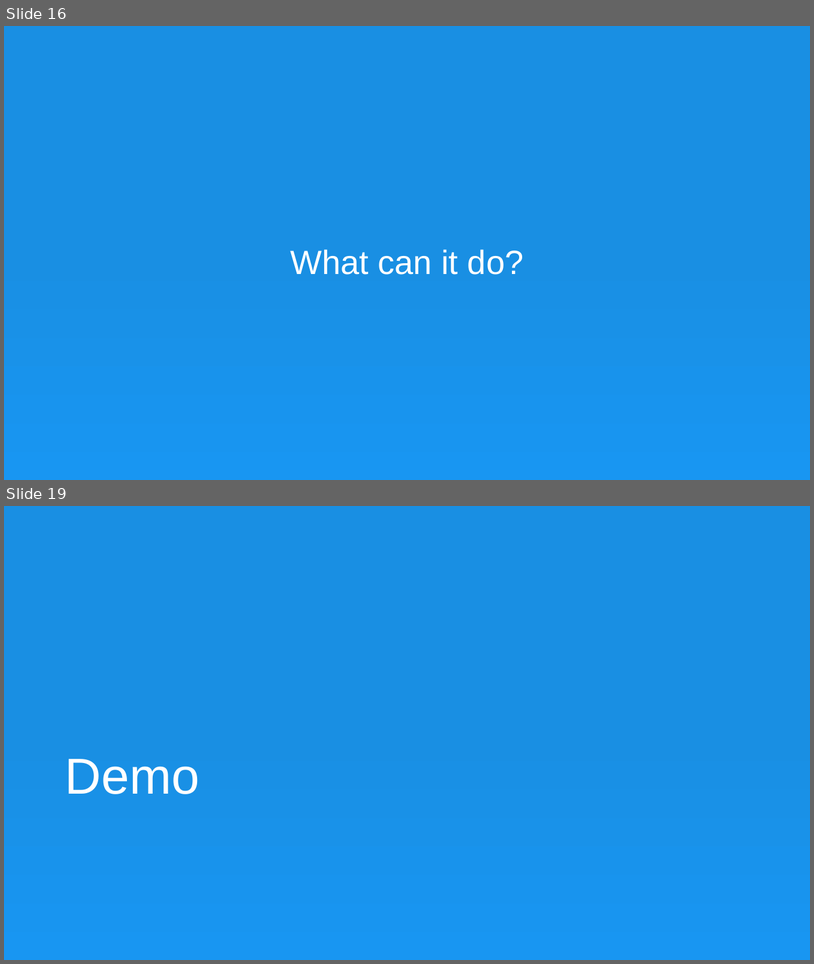
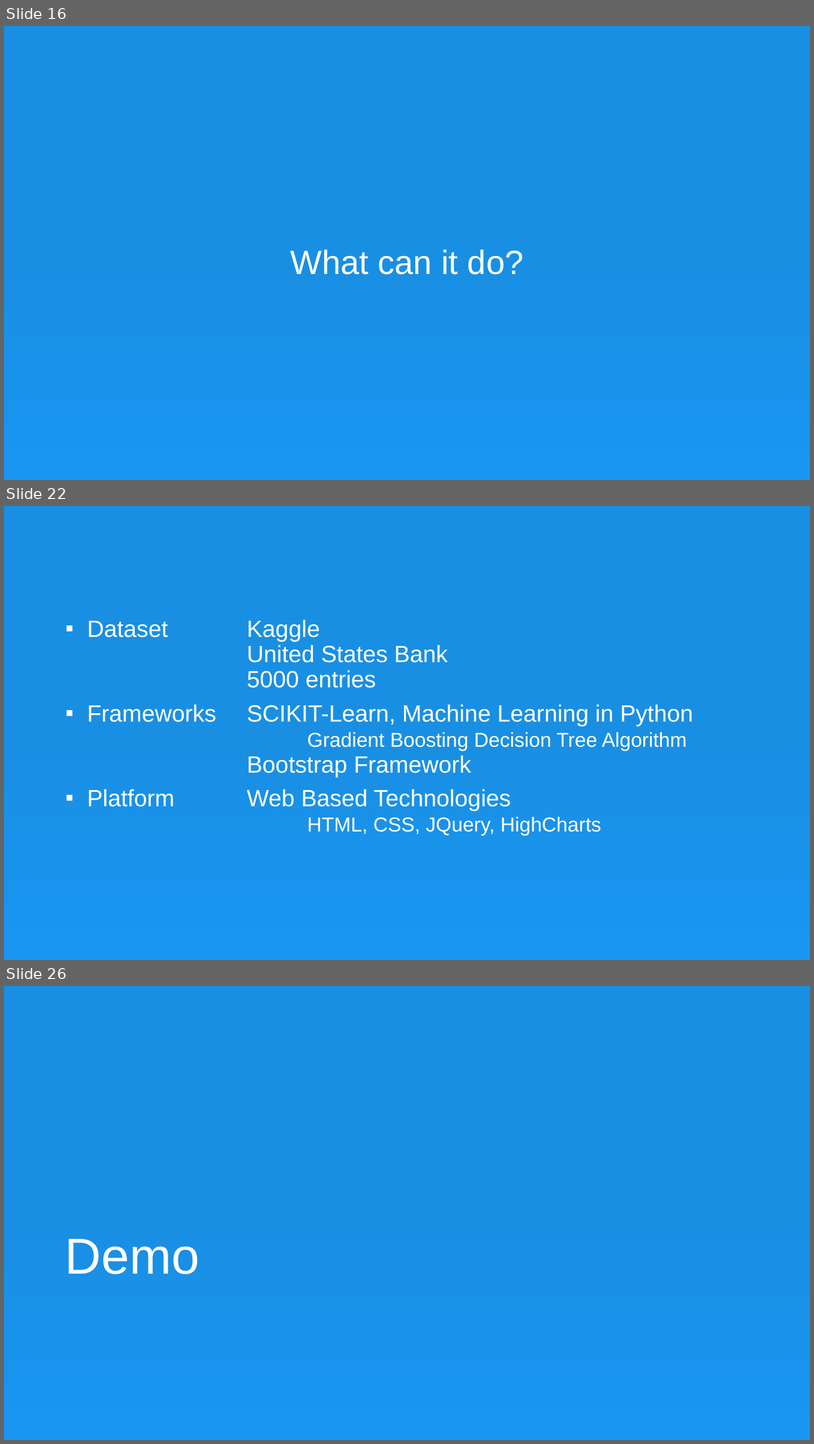
Before and after one commit to hackathon-cyinsurtech/Ali-Zavra, a slide deck: Documentation/advisor.pptx. Shown one above the other, each under a label of ours: slides 16 and 19 before the commit, slides 16, 22 and 26 after it; the slides between them are not shown. The pictures are 814x964 and 814x1444 pixels, drawn with LibreOffice and Linux fonts; fonts in the diff are those of the drawing. Boxes give left, top, right and bottom in pixels: in the first picture for what was removed or moved away, otherwise in the second. Text is boxed around its words. In the diff, an @@ line names an element or a change of style, - is before the commit and + after.

```diff
--- a/Documentation/advisor.pptx
+++ b/Documentation/advisor.pptx
@@ slide 22 added at (x1=4, y1=506, x2=810, y2=960), background gradient #198FE3 to #1896F2 @@
@@ text added at (x1=87, y1=619, x2=693, y2=835), 28 pt, text #FFFFFF @@
+▪ Dataset Kaggle
+  United States Bank
+  5000 entries
+▪ Frameworks SCIKIT-Learn, Machine Learning in Python
+  Gradient Boosting Decision Tree Algorithm
+  Bootstrap Framework
+▪ Platform Web Based Technologies
+  HTML, CSS, JQuery, HighCharts
@@ what was slide 19 is now slide 26 @@
```
Also in this commit, not shown: 8 slides changed, 7 other slides added.
